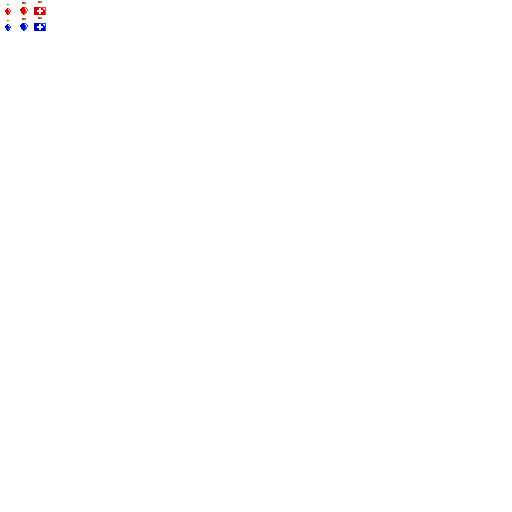
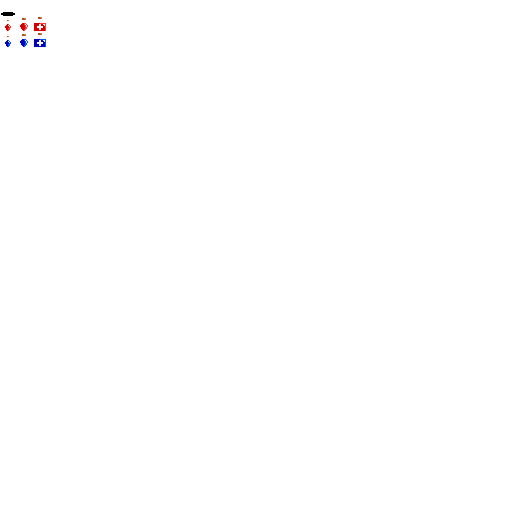
Layers edited between the first and the second 512×512 image:
painted on "items" over [1, 1, 47, 48]
